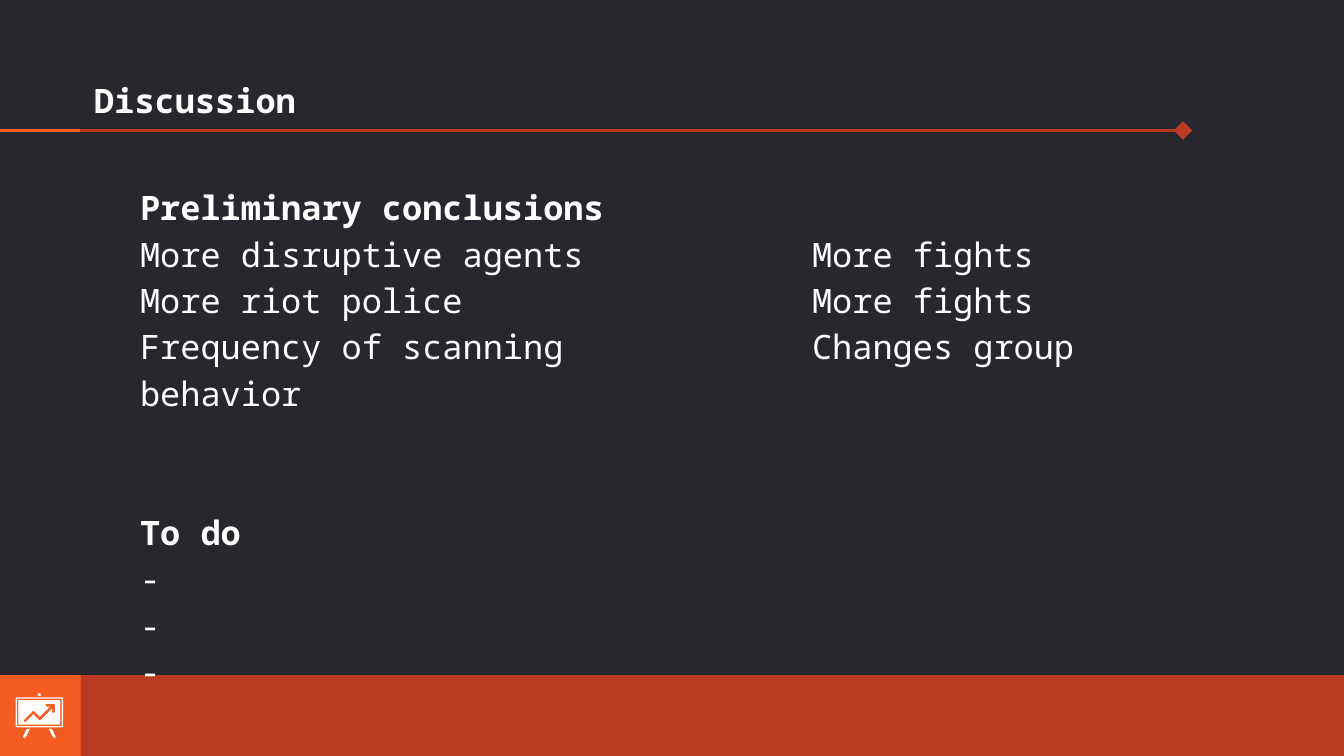
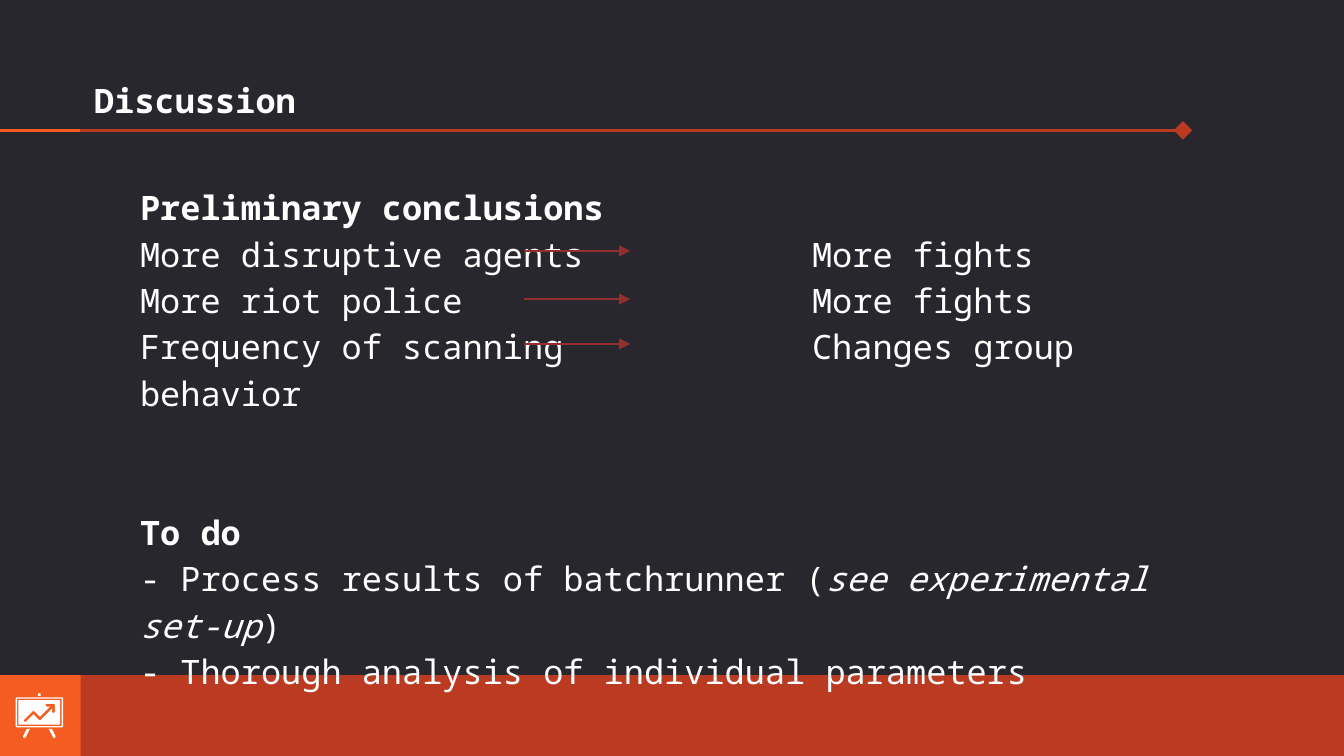
Before and after one commit to Rogierdw/DMAS_X, a slide deck: slide 11 of DMAS_PresentationDennyLeonRogier_19102017_final.pptx. Drawn at 1344x756 pixels with LibreOffice and Linux fonts; fonts in the diff are those of the drawing. Boxes give left, top, right and bottom in pixels: in the first picture for what was removed or moved away, otherwise in the second. Text is boxed around its words. In the diff, an @@ line names an element or a change of style, - is before the commit and + after.

```diff
--- a/DMAS_PresentationDennyLeonRogier_19102017_final.pptx
+++ b/DMAS_PresentationDennyLeonRogier_19102017_final.pptx
@@ arrow added from (524, 251) to (630, 251), #952F30 0.75 pt @@
@@ arrow added from (524, 300) to (630, 300), #952F30 0.75 pt @@
@@ arrow added from (524, 344) to (630, 344), #952F30 0.75 pt @@
@@ text at (140, 565, 1148, 693): text changed @@
--
--
--
+- Process results of batchrunner (see experimental set-up)
+- Thorough analysis of individual parameters
```
Also in this commit, not shown: 4 other slides changed, 4 other files.
